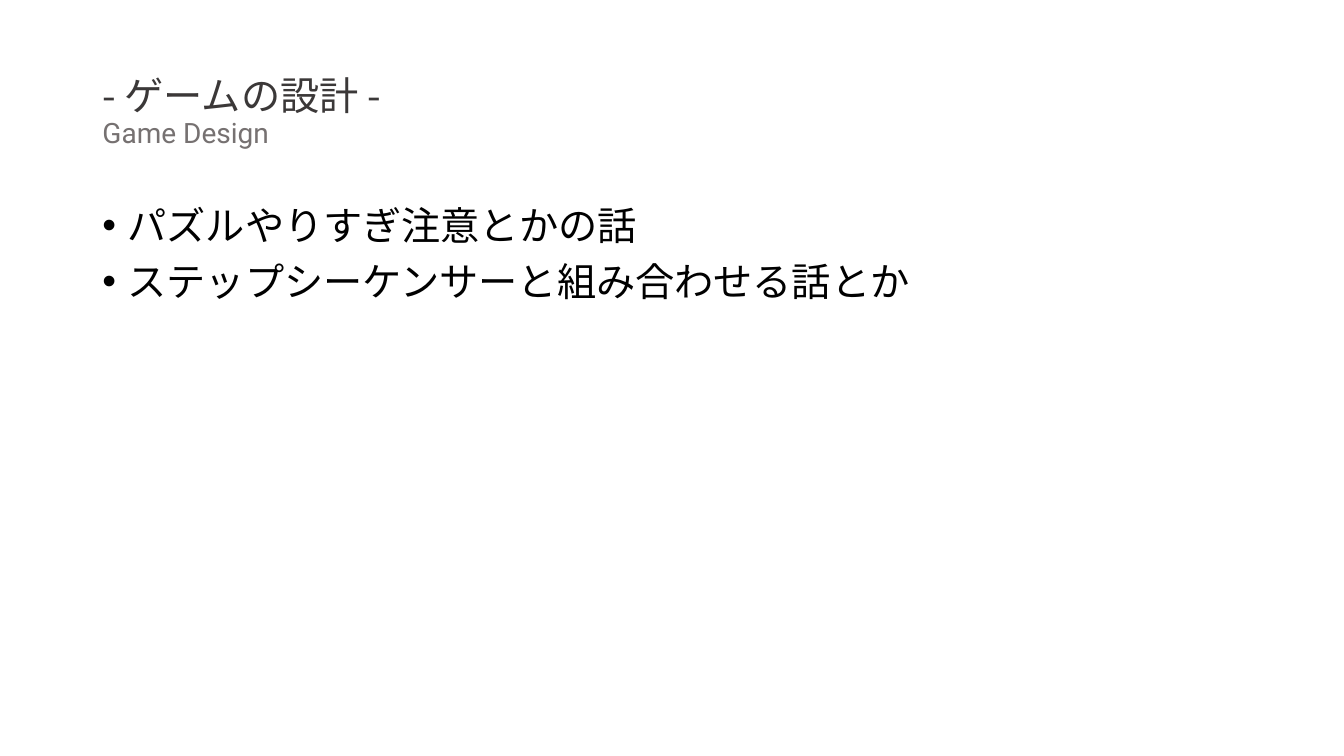
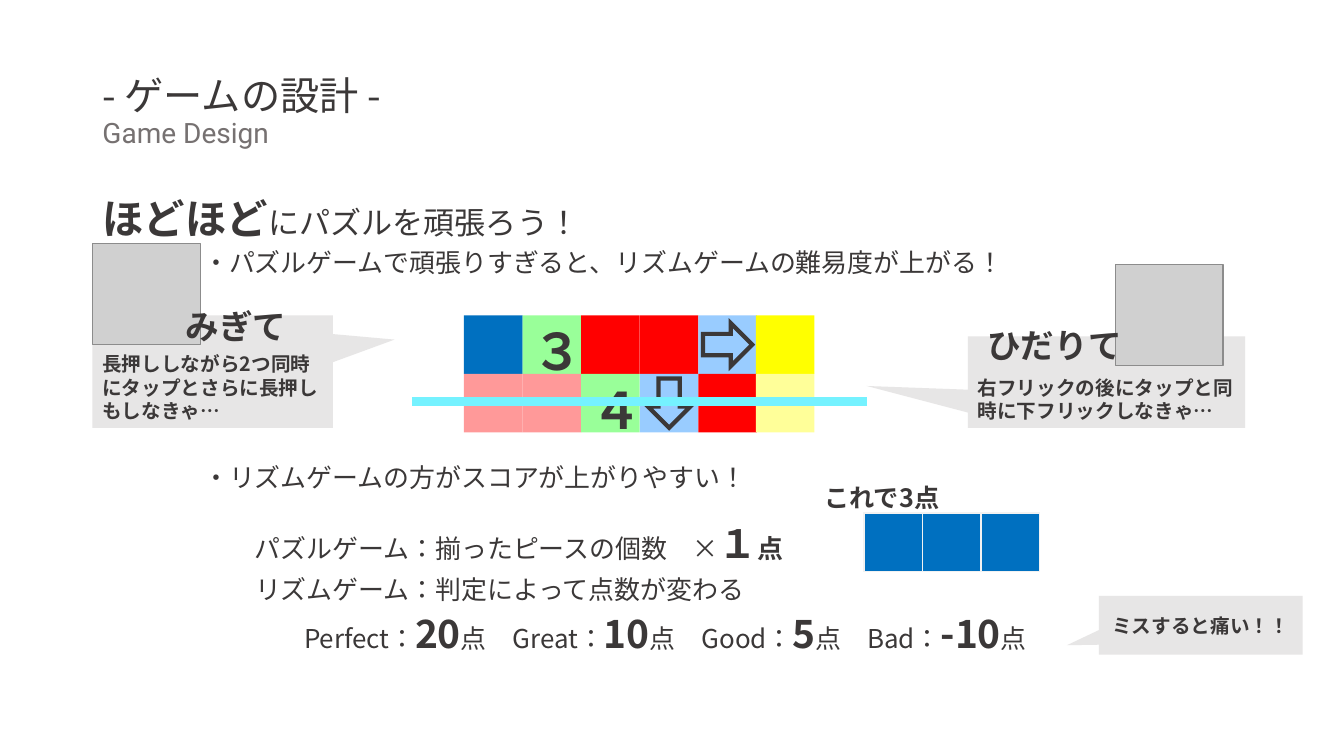
Before and after one commit to sakamana/PuzzleSoundGames, a slide deck: slide 9 of 卒研発表会.pptx (slide 7 before the commit). Drawn at 1344x756 pixels with LibreOffice and Linux fonts; fonts in the diff are those of the drawing; grey boxes stand for pictures. Boxes give left, top, right and bottom in pixels: in the first picture for what was removed or moved away, otherwise in the second. Text is boxed around its words. In the diff, an @@ line names an element or a change of style, - is before the commit and + after.

```diff
--- a/卒研発表会.pptx
+++ b/卒研発表会.pptx
@@ text at (x1=102, y1=199, x2=1003, y2=649): text changed; size 28 to 18.5 pt; text colour #000000 to #3B3838 @@
-• パズルやりすぎ注意とかの話
-• ステップシーケンサーと組み合わせる話とか
+ほどほどにパズルを頑張ろう！
+・パズルゲームで頑張りすぎると、リズムゲームの難易度が上がる！
+・リズムゲームの方がスコアが上がりやすい！
+パズルゲーム：揃ったピースの個数 ×１点
+リズムゲーム：判定によって点数が変わる
+Perfect：20点 Great：10点 Good：5点 Bad：-10点
@@ group added at (x1=93, y1=244, x2=1245, y2=433): 12 rectangles, 2 right arrows, 2 speech boxes, 2 pictures, 2 texts, 1 line @@
+３
+４
+長押ししながら2つ同時にタップとさらに長押しもしなきゃ…
+右フリックの後にタップと同時に下フリックしなきゃ…
+みぎて
+ひだりて
@@ group added at (x1=824, y1=485, x2=1040, y2=572): 3 rectangles, 1 text @@
+これで3点
@@ speech box added at (x1=1099, y1=596, x2=1303, y2=654), fill #E7E6E6, 14 pt, text #3B3838, bold @@
+ミスすると痛い！！
```
Also in this commit, not shown: 2 other slides changed, 1 slide added, 3 slides removed, 6 other files.
